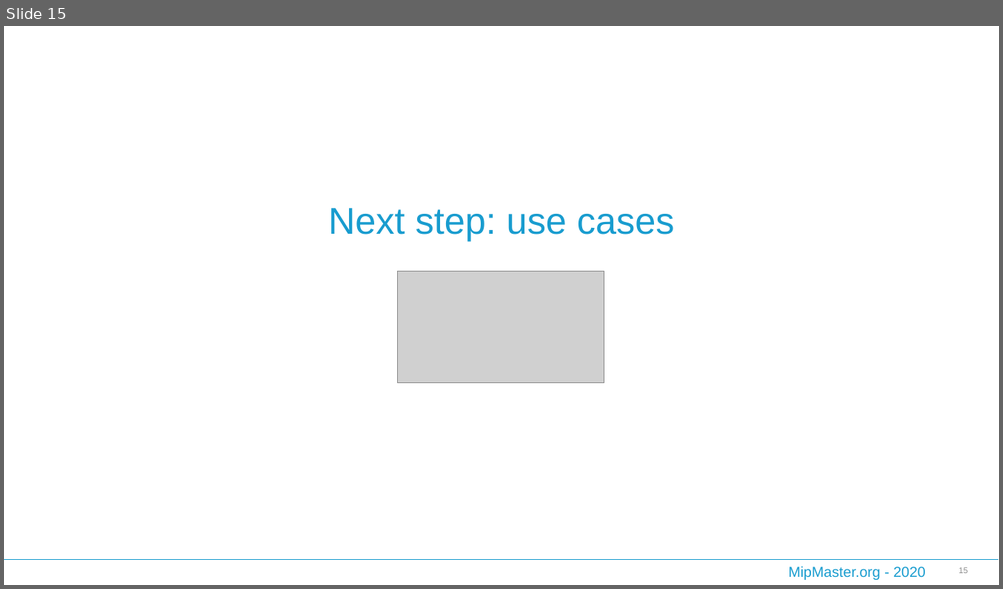
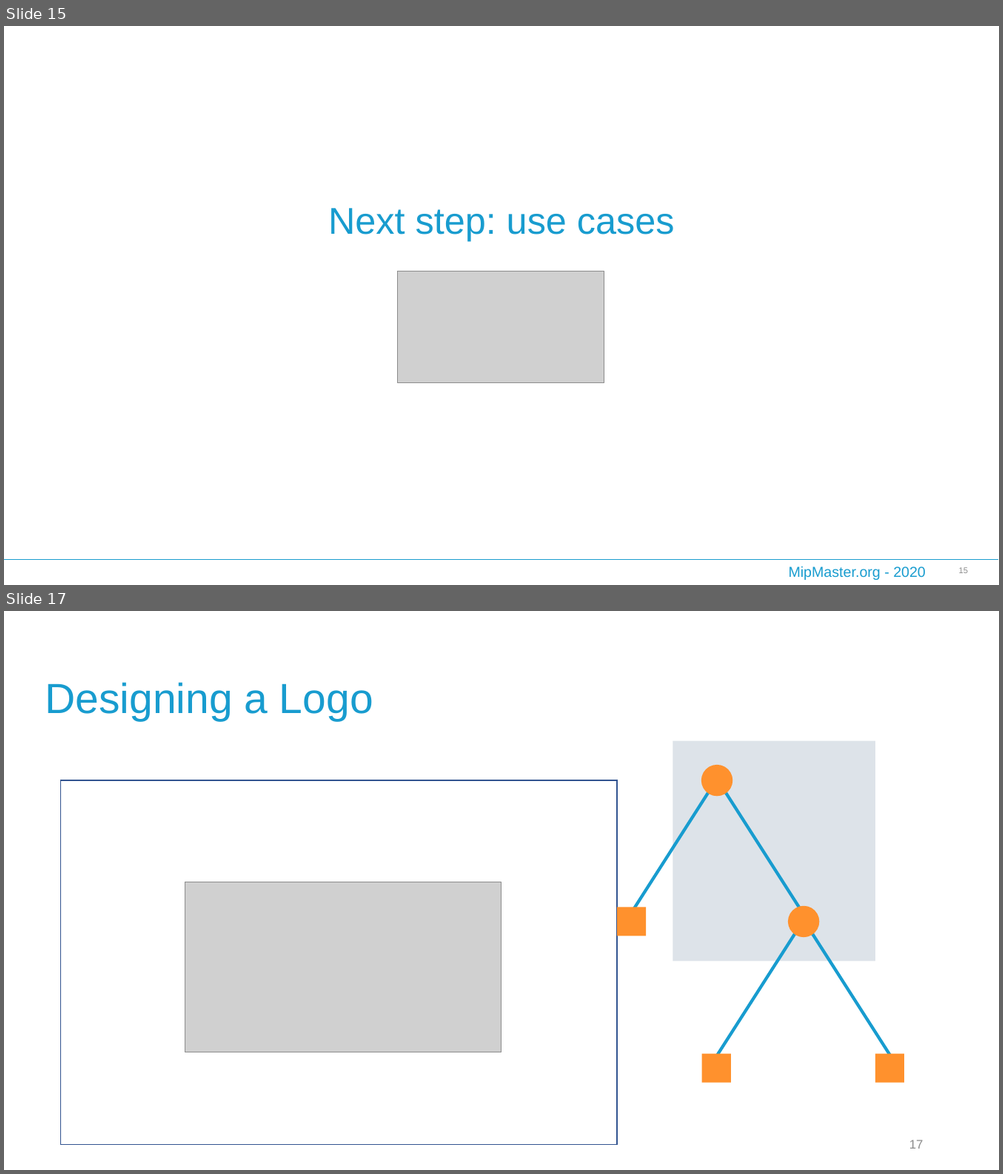
Before and after one commit to mip-master/learning_mip, a slide deck: slides/SlidesMipMaster.pptx. Shown one above the other, each under a label of ours: slide 15 before the commit, slides 15 and 17 after it; the slides between them are not shown. The pictures are 1003x589 and 1003x1174 pixels, drawn with LibreOffice and Linux fonts; fonts in the diff are those of the drawing; grey boxes stand for pictures; background and template pictures are left out. Boxes give left, top, right and bottom in pixels: in the first picture for what was removed or moved away, otherwise in the second. Text is boxed around its words. In the diff, an @@ line names an element or a change of style, - is before the commit and + after.

```diff
--- a/slides/SlidesMipMaster.pptx
+++ b/slides/SlidesMipMaster.pptx
@@ slide 17 added at box(4, 611, 999, 1170), background #FFFFFF @@
@@ text added at box(45, 682, 373, 721), 40.7 pt, text #189CCF @@
+Designing a Logo
@@ rectangle added at box(61, 780, 617, 1145), outline #325491 1 pt @@
@@ picture added at box(185, 883, 502, 1053) @@
@@ group added at box(617, 741, 904, 1083): 4 rectangles, 4 lines, 2 ellipses @@
@@ page number added at box(909, 1140, 923, 1149), 12 pt, text #8C8C8C @@
+17
```
Also in this commit, not shown: 1 slide changed, 4 other files.
